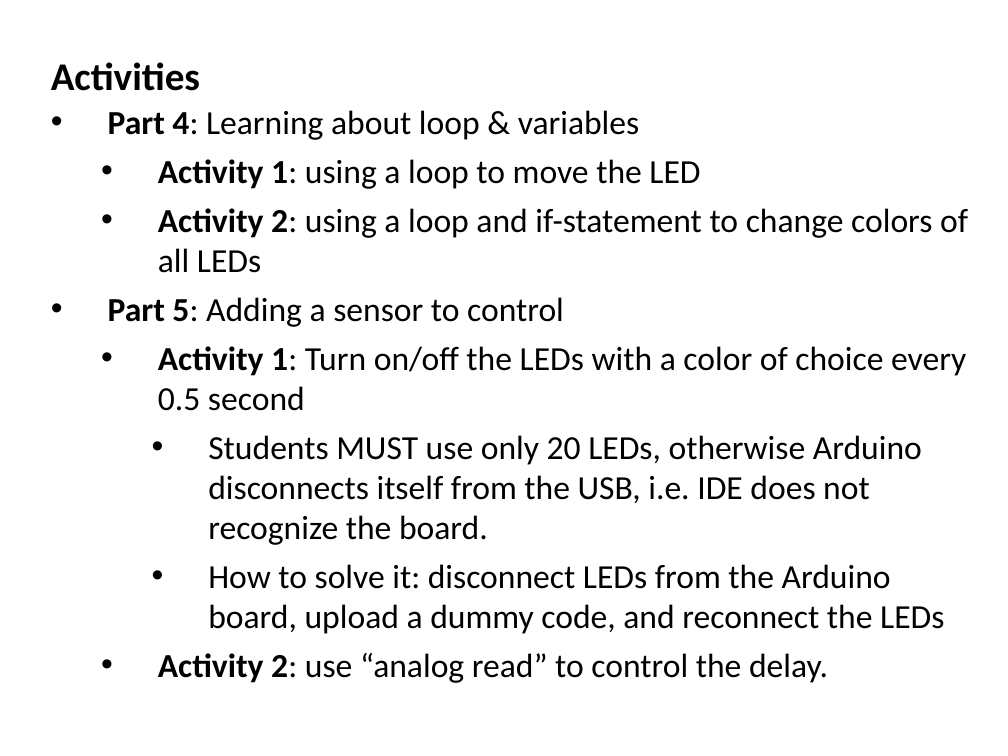
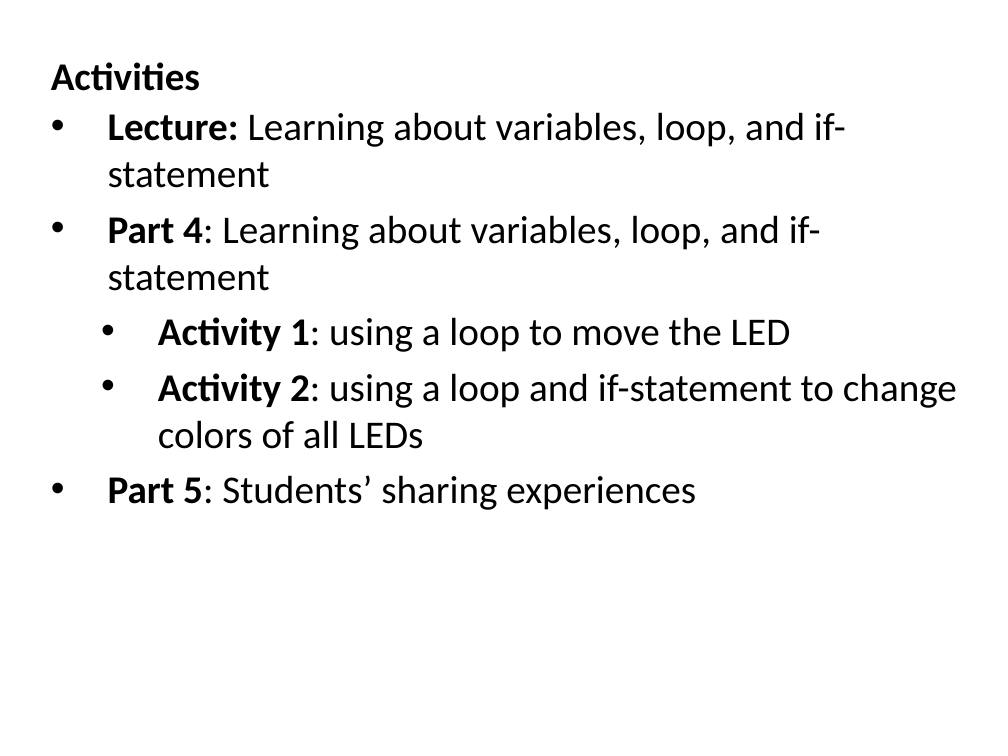
Before and after one commit to phillipa/LED-Programming-Workshop, a slide deck: slide 17 of GirlsInc Eureka 2018/Presentations/outreach-training.pptx. Drawn at 1008x756 pixels with LibreOffice and Linux fonts; fonts in the diff are those of the drawing. Boxes give left, top, right and bottom in pixels: in the first picture for what was removed or moved away, otherwise in the second. Text is boxed around its words. In the diff, an @@ line names an element or a change of style, - is before the commit and + after.

```diff
--- a/GirlsInc Eureka 2018/Presentations/outreach-training.pptx
+++ b/GirlsInc Eureka 2018/Presentations/outreach-training.pptx
@@ text at [108, 112, 846, 291]: text changed; size 24 to 28 pt @@
-• Part 4: Learning about loop & variables
+• Lecture: Learning about variables, loop, and if-statement
+• Part 4: Learning about variables, loop, and if-statement
@@ text at [158, 317, 957, 449]: size 24 to 28 pt in "Activity 1: using a loop to move ...", "Activity 2: using a loop and if-statement ..." @@
@@ text at [108, 475, 696, 510]: text changed; size 24 to 28 pt @@
-• Part 5: Adding a sensor to control
-  • Activity 1: Turn on/off the LEDs with a color of choice every 0.5 second
-    • Students MUST use only 20 LEDs, otherwise Arduino disconnects itself from the USB, i.e. IDE does not recognize the board.
-    • How to solve it: disconnect LEDs from the Arduino board, upload a dummy code, and reconnect the LEDs
-  • Activity 2: use “analog read” to control the delay.
+• Part 5: Students’ sharing experiences
```
Also in this commit, not shown: 5 other slides changed.
